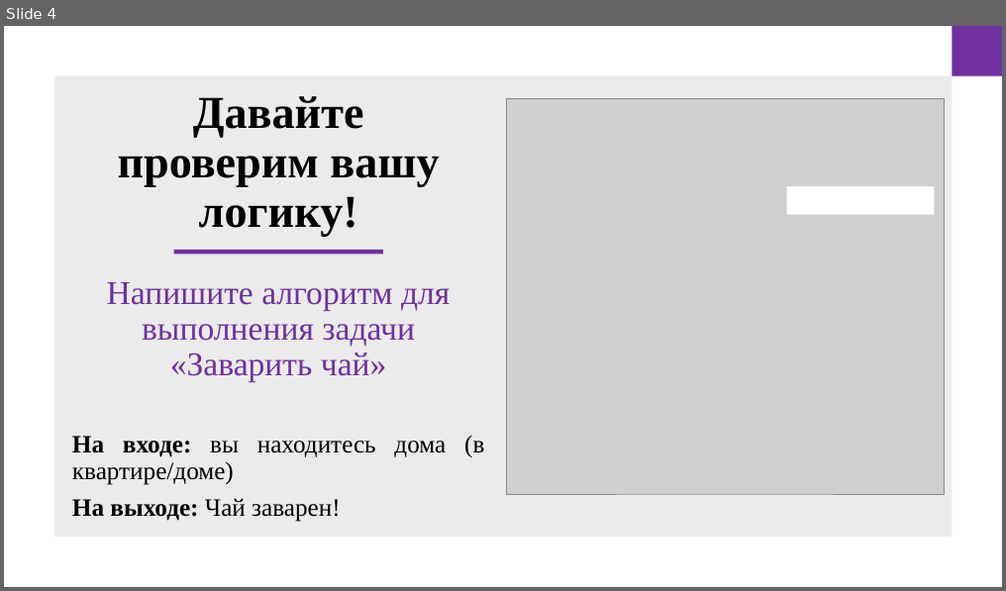
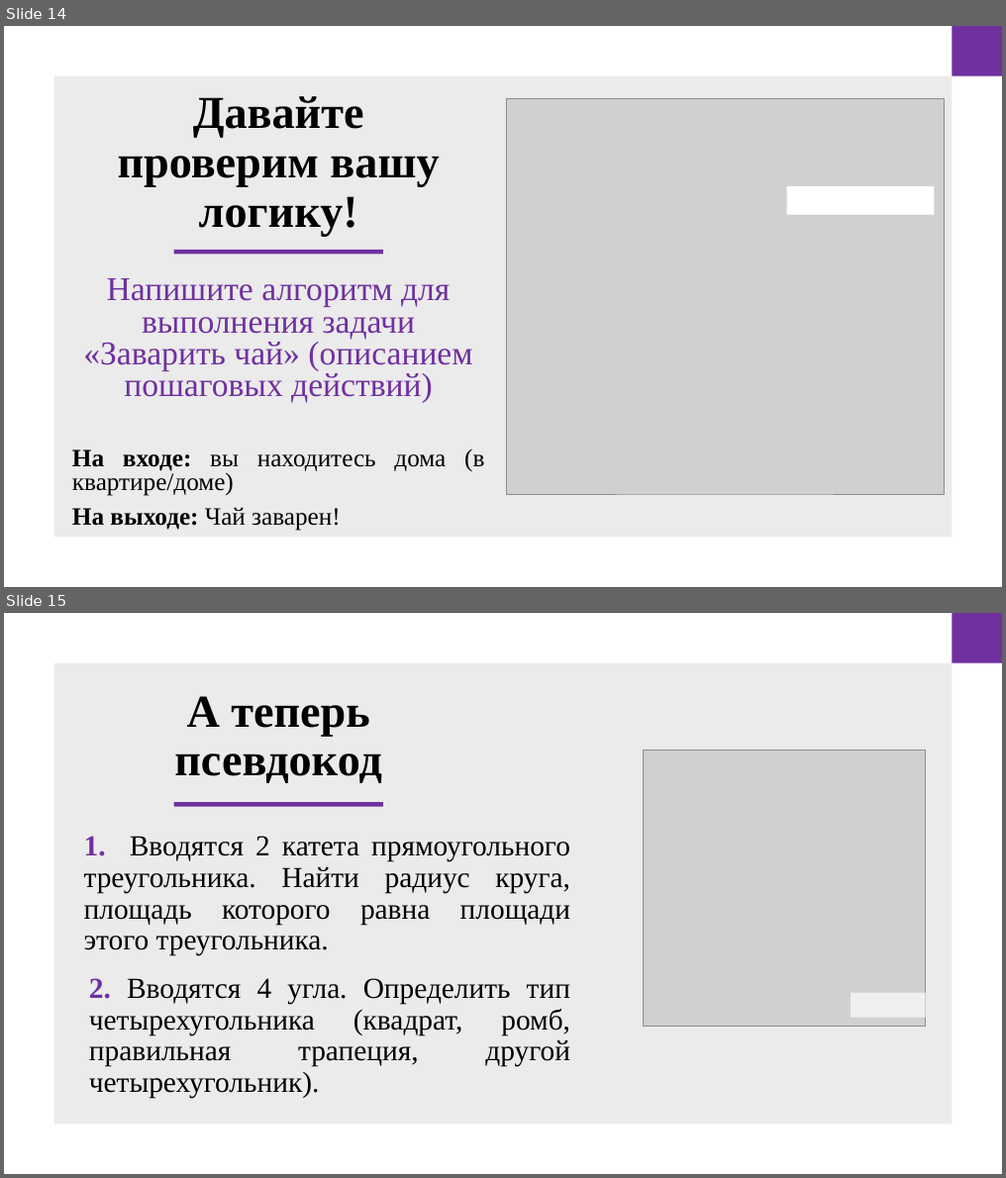
Before and after one commit to doshenka/akademy_files, a slide deck: преза на 12-4-24.pptx. Shown one above the other, each under a label of ours: slide 4 before the commit, slides 14 and 15 after it. The pictures are 1006x591 and 1006x1178 pixels, drawn with LibreOffice and Linux fonts; fonts in the diff are those of the drawing; grey boxes stand for pictures. Boxes give left, top, right and bottom in pixels: in the first picture for what was removed or moved away, otherwise in the second. Text is boxed around its words. In the diff, an @@ line names an element or a change of style, - is before the commit and + after.

```diff
--- a/преза на 12-4-24.pptx
+++ b/преза на 12-4-24.pptx
@@ slide 15 added at <box>4,613,1002,1174</box>, background #FFFFFF @@
@@ rectangle added at <box>951,613,1002,663</box>, fill #7030A0 @@
@@ rectangle added at <box>54,663,951,1124</box>, fill #D9D9D9 at 50% opacity @@
@@ title added at <box>174,696,382,783</box>, 44 pt, text #000000, bold @@
+А теперь псевдокод
@@ picture added at <box>644,750,926,1026</box> @@
@@ rectangle added at <box>174,802,383,807</box>, fill #7030A0 @@
@@ text added at <box>84,836,570,957</box>, 28 pt, text #000000 @@
+1. Вводятся 2 катета прямоугольного треугольника. Найти радиус круга, площадь которого равна площади этого треугольника.
@@ text added at <box>89,978,570,1098</box>, 28 pt, text #000000 @@
+2. Вводятся 4 угла. Определить тип четырехугольника (квадрат, ромб, правильная трапеция, другой четырехугольник).
@@ rectangle added at <box>850,992,926,1017</box>, fill #F0EFED @@
@@ what was slide 4 is now slide 14 @@
@@ slide 14 changed as well @@
@@ text at <box>83,278,472,403</box>: text changed @@
-Напишите алгоритм для выполнения задачи «Заварить чай»
+Напишите алгоритм для выполнения задачи «Заварить чай» (описанием пошаговых действий)
@@ text at <box>72,449,484,531</box>: line spacing 0.9 to 0.8 @@
```
Also in this commit, not shown: 4 other slides changed, 11 other slides added, 1 slide removed.
